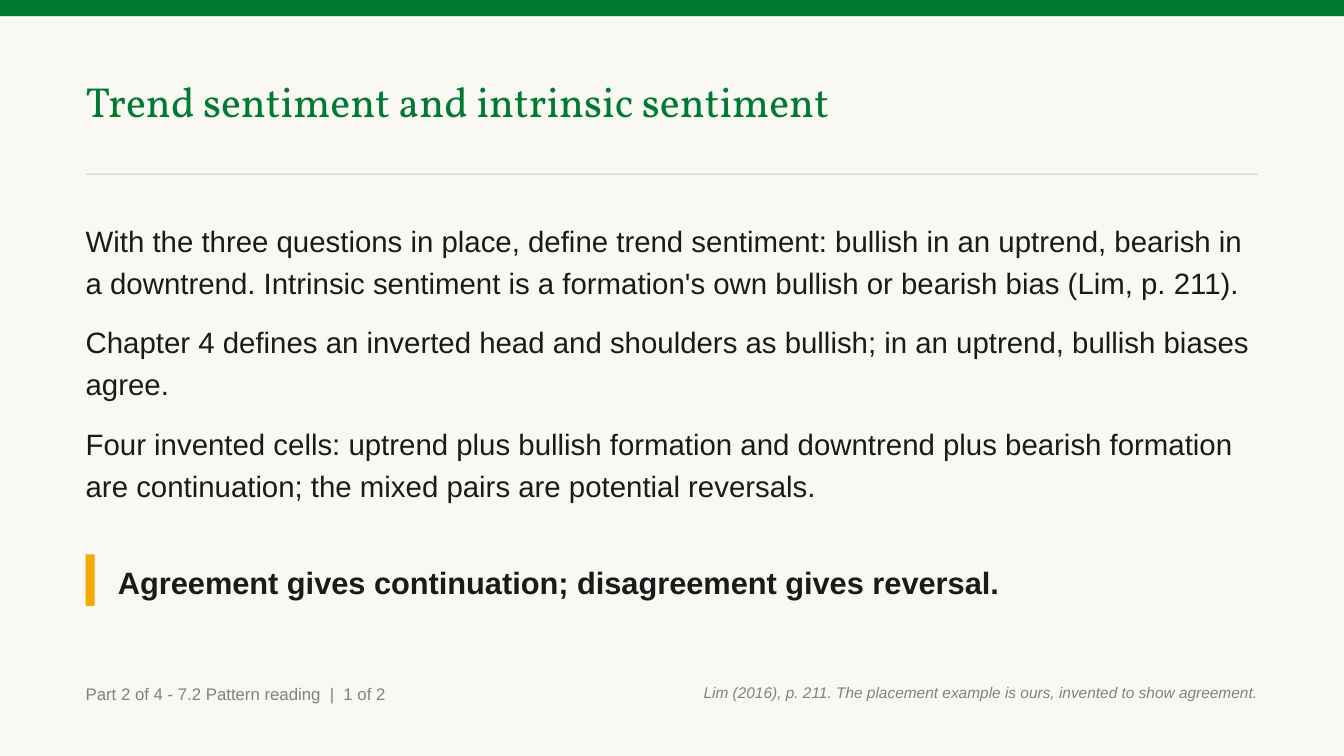
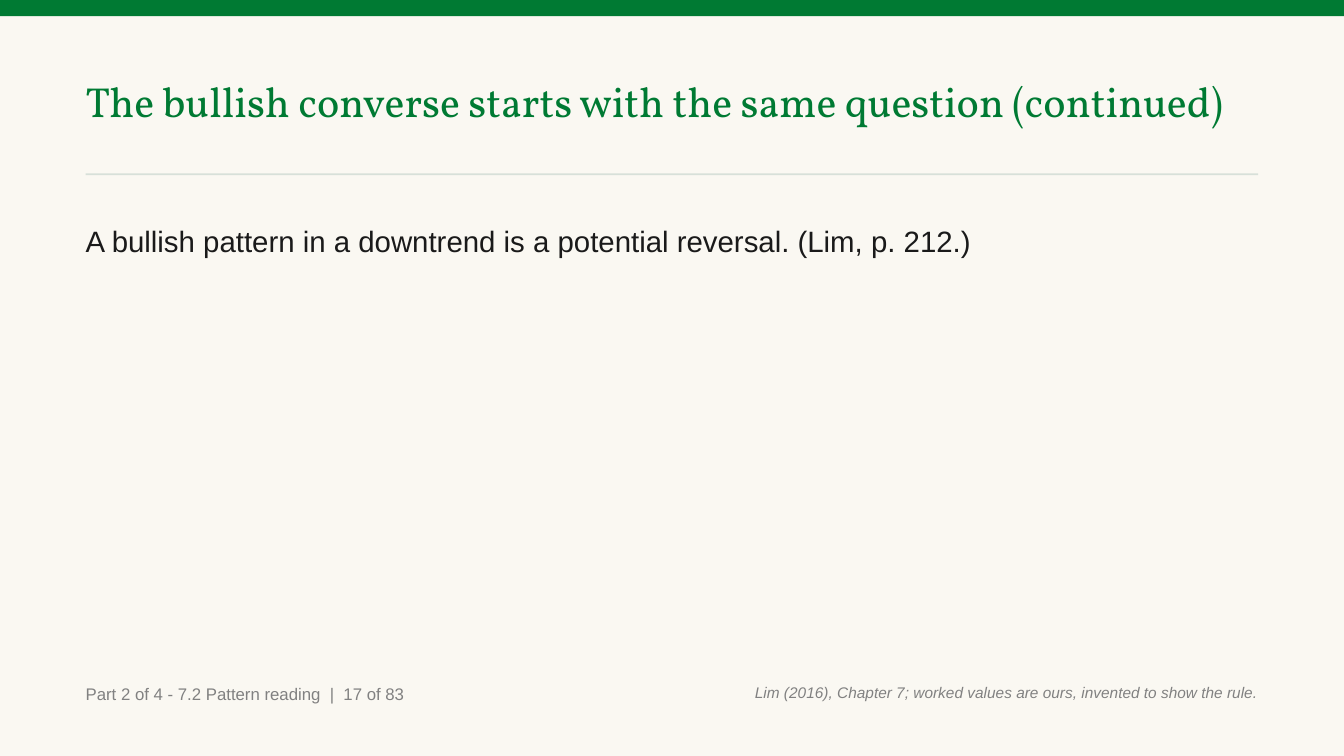
Before and after one commit to benjiesotelo-sudo/Telos_FIN1209, a slide deck: slide 36 of chapter-07/FIN1209-Chapter-07.pptx (slide 16 before the commit). Drawn at 1344x756 pixels with LibreOffice and Linux fonts; fonts in the diff are those of the drawing. Boxes give left, top, right and bottom in pixels: in the first picture for what was removed or moved away, otherwise in the second. Text is boxed around its words. In the diff, an @@ line names an element or a change of style, - is before the commit and + after.

Commit message:
refine(ch7): complete Part 2 rework

```diff
--- a/chapter-07/FIN1209-Chapter-07.pptx
+++ b/chapter-07/FIN1209-Chapter-07.pptx
@@ text at (86, 86, 1222, 129): text changed @@
-Trend sentiment and intrinsic sentiment
+The bullish converse starts with the same question (continued)
@@ text at (86, 230, 971, 258): text changed @@
-With the three questions in place, define trend sentiment: bullish in an uptrend, bearish in a downtrend. Intrinsic sentiment is a formation's own bullish or bearish bias (Lim, p. 211).
-Chapter 4 defines an inverted head and shoulders as bullish; in an uptrend, bullish biases agree.
-Four invented cells: uptrend plus bullish formation and downtrend plus bearish formation are continuation; the mixed pairs are potential reversals.
+A bullish pattern in a downtrend is a potential reversal. (Lim, p. 212.)
@@ rectangle removed at (86, 555, 95, 606) @@
@@ text removed at (118, 571, 998, 600) @@
-Agreement gives continuation; disagreement gives reversal.
@@ text at (86, 688, 404, 704): text changed @@
-Part 2 of 4 - 7.2 Pattern reading | 1 of 2
+Part 2 of 4 - 7.2 Pattern reading | 17 of 83
@@ text at (755, 687, 1257, 701): text changed @@
-Lim (2016), p. 211. The placement example is ours, invented to show agreement.
+Lim (2016), Chapter 7; worked values are ours, invented to show the rule.
```
Also in this commit, not shown: 7 other slides changed, 128 slides added, 37 slides removed, 2 other files.
